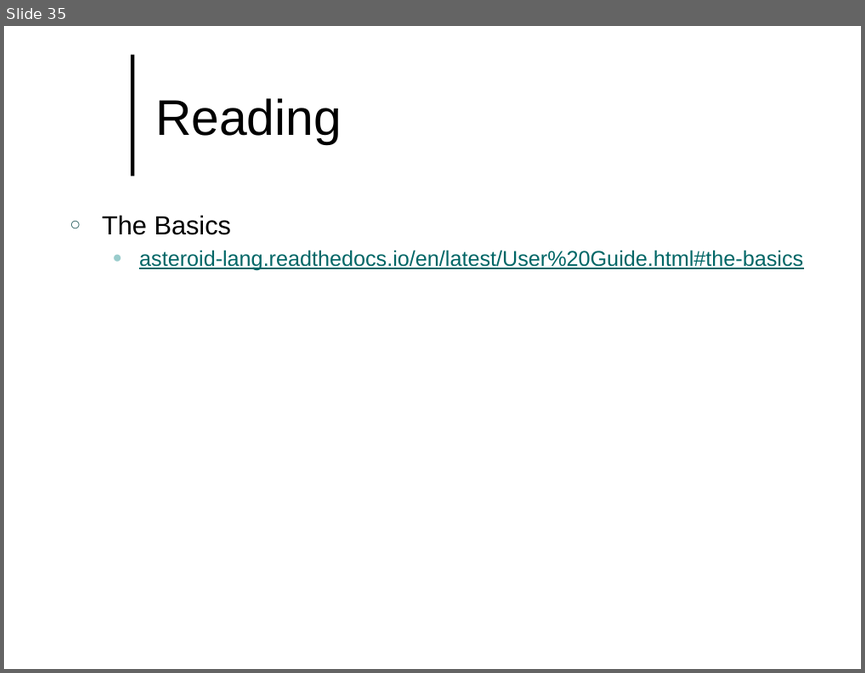
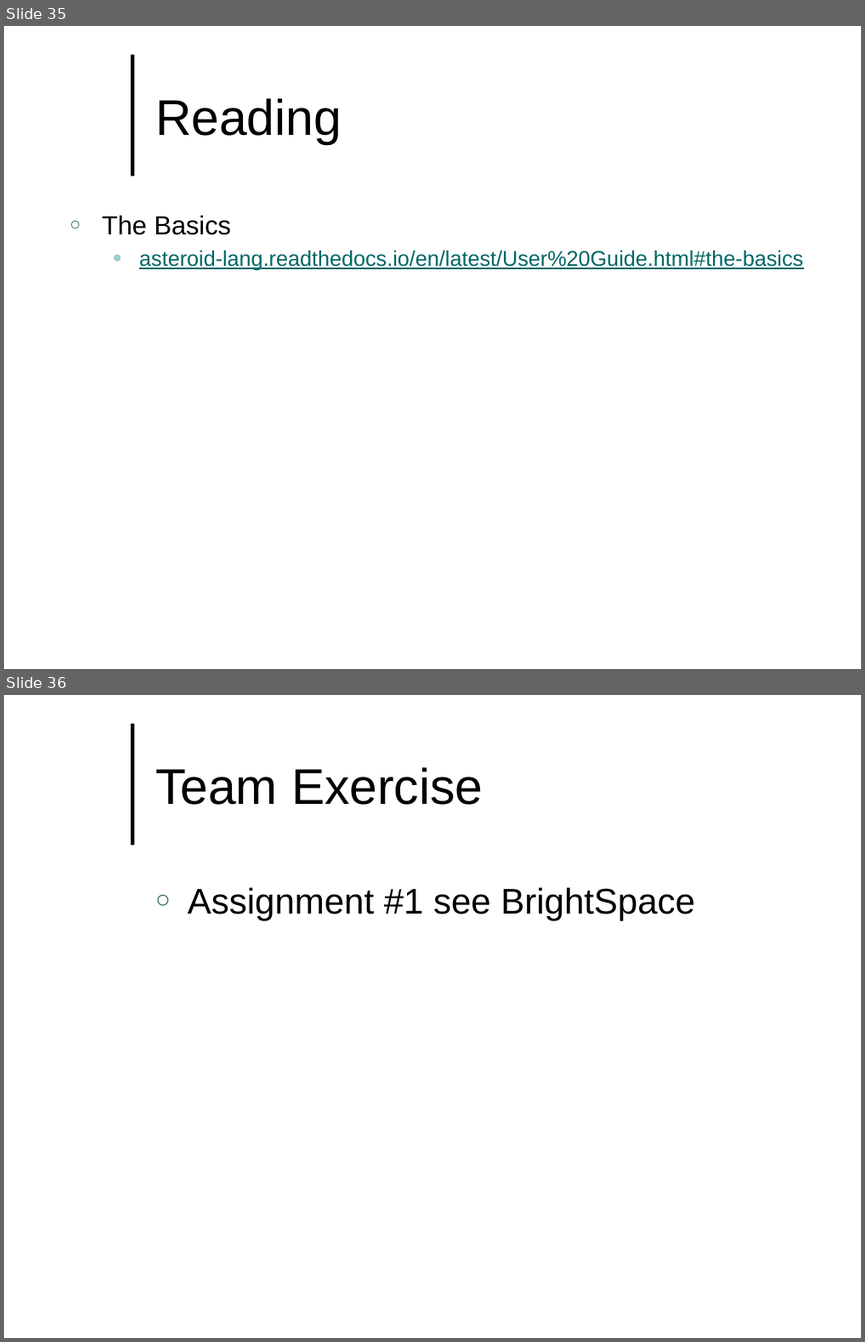
Before and after one commit to lutzhamel/CSC493, a slide deck: notes/csc493-ln002.pptx. Shown one above the other, each under a label of ours: slide 35 before the commit, slides 35 and 36 after it. The pictures are 865x673 and 865x1342 pixels, drawn with LibreOffice and Linux fonts; fonts in the diff are those of the drawing; background and template pictures are left out. Boxes give left, top, right and bottom in pixels: in the first picture for what was removed or moved away, otherwise in the second. Text is boxed around its words. In the diff, an @@ line names an element or a change of style, - is before the commit and + after.

```diff
--- a/notes/csc493-ln002.pptx
+++ b/notes/csc493-ln002.pptx
@@ slide 36 added at <box>4,695,861,1338</box>, background #FFFFFF; not listed: 1 template element that a slide beside it also shows @@
@@ title added at <box>155,767,483,805</box>, 42 pt, text #000000 @@
+Team Exercise
@@ text added at <box>188,887,695,920</box>, 30 pt, text #000000 @@
+○ Assignment #1 see BrightSpace
```
Also in this commit, not shown: 1 other file.
